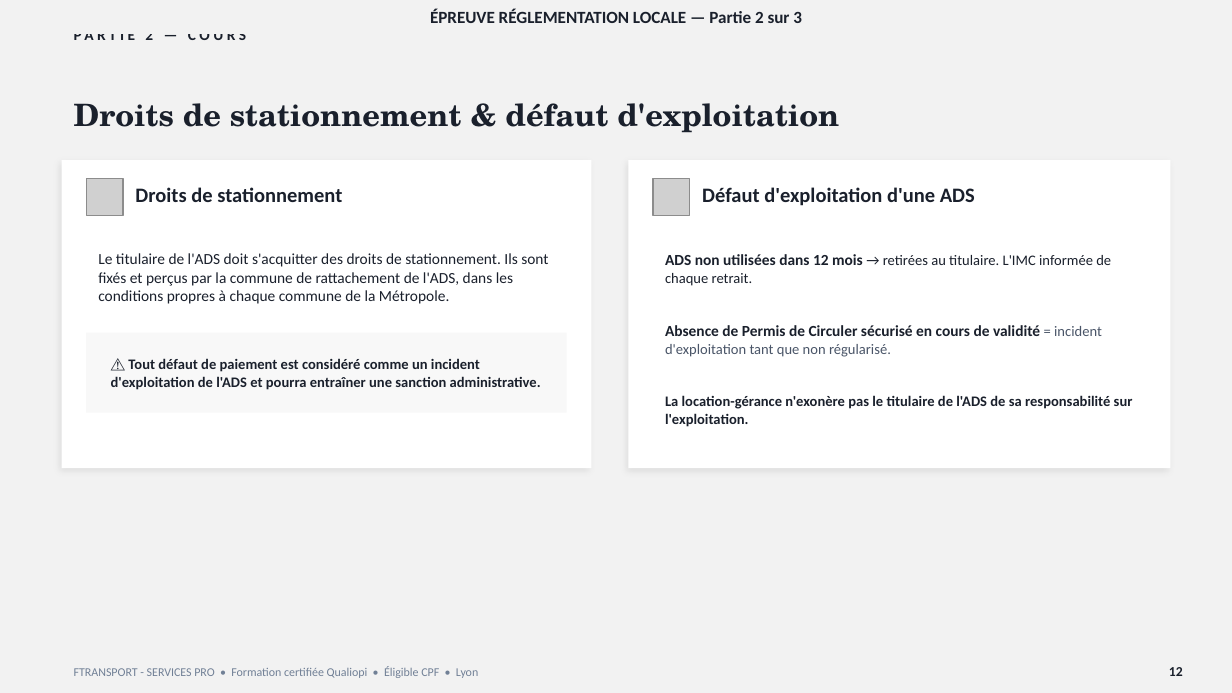
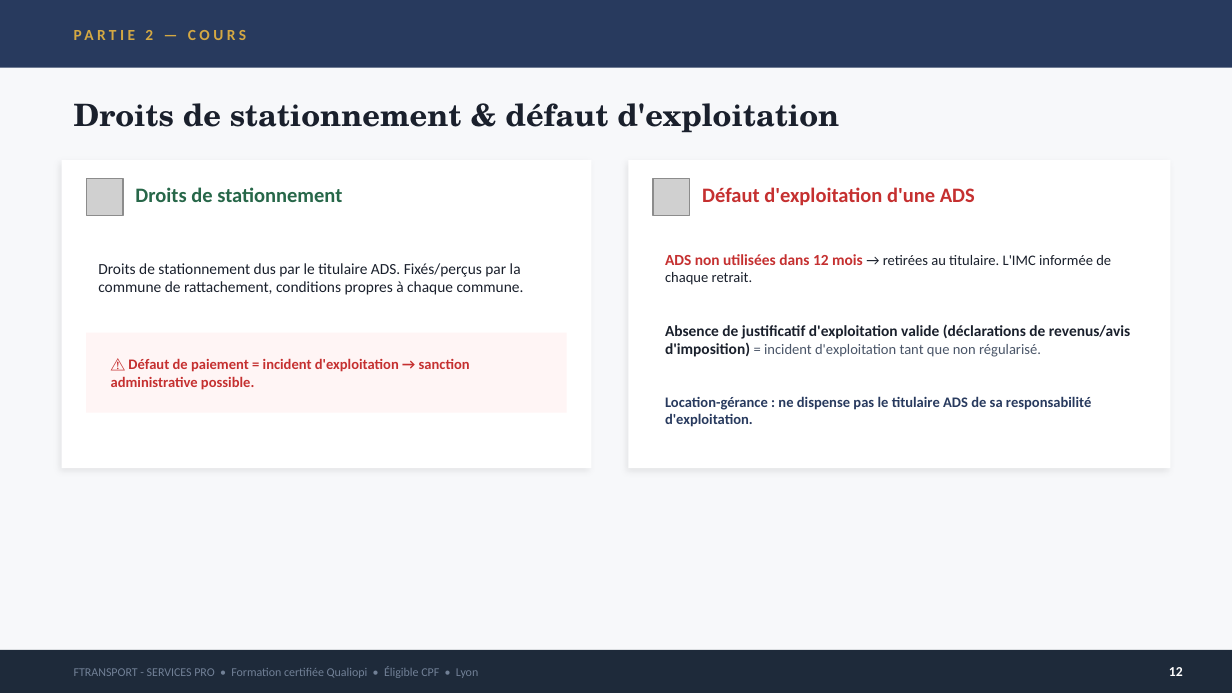
Before and after one commit to nanouf69/insight-learn-manage, a slide deck: slide 12 of public/cours/vtc/F_Locale_2.pptx. Drawn at 1232x693 pixels with LibreOffice and Linux fonts; fonts in the diff are those of the drawing; grey boxes stand for pictures. Boxes give left, top, right and bottom in pixels: in the first picture for what was removed or moved away, otherwise in the second. Text is boxed around its words. In the diff, an @@ line names an element or a change of style, - is before the commit and + after.

```diff
--- a/public/cours/vtc/F_Locale_2.pptx
+++ b/public/cours/vtc/F_Locale_2.pptx
@@ background #F2F2F2 to #F7F8FA @@
@@ rectangle added at <box>0,0,1232,68</box>, fill #283A5E @@
@@ text "PARTIE 2 — COURS" at <box>145,30,153,40</box>: text colour #1A202C to #D4A843 @@
@@ text removed at <box>430,9,802,23</box> @@
-ÉPREUVE RÉGLEMENTATION LOCALE — Partie 2 sur 3
@@ text "Droits de stationnement" at <box>135,187,342,202</box>: text colour #1A202C to #276749 @@
@@ text "Défaut d'exploitation d'une ADS" at <box>702,187,975,206</box>: text colour #1A202C to #C53030 @@
@@ text at <box>98,263,524,295</box>: text changed @@
-Le titulaire de l'ADS doit s'acquitter des droits de stationnement. Ils sont fixés et perçus par la commune de rattachement de l'ADS, dans les conditions propres à chaque commune de la Métropole.
+Droits de stationnement dus par le titulaire ADS. Fixés/perçus par la commune de rattachement, conditions propres à chaque commune.
@@ text at <box>665,254,1111,285</box>: text colour #1A202C to #C53030 in "ADS non utilisées dans 12 mois" @@
@@ text at <box>665,325,1130,427</box>: text changed @@
-Absence de Permis de Circuler sécurisé en cours de validité = incident d'exploitation tant que non régularisé.
-La location-gérance n'exonère pas le titulaire de l'ADS de sa responsabilité sur l'exploitation.
+Absence de justificatif d'exploitation valide (déclarations de revenus/avis d'imposition) = incident d'exploitation tant que non régularisé.
+Location-gérance : ne dispense pas le titulaire ADS de sa responsabilité d'exploitation.
@@ rectangle at <box>86,333,567,413</box>: fill #F8F8F8 to #FFF5F5 @@
@@ text at <box>111,358,470,390</box>: text changed; text colour #1A202C to #C53030 @@
-⚠️ Tout défaut de paiement est considéré comme un incident d'exploitation de l'ADS et pourra entraîner une sanction administrative.
+⚠️ Défaut de paiement = incident d'exploitation → sanction administrative possible.
@@ rectangle at <box>0,650,1232,693</box>: fill #F2F2F2 to #1E2A3A @@
@@ text "12" at <box>1169,667,1183,676</box>: text colour #1A202C to #FFFFFF @@
```
Also in this commit, not shown: 13 other slides changed, 3 other files.
